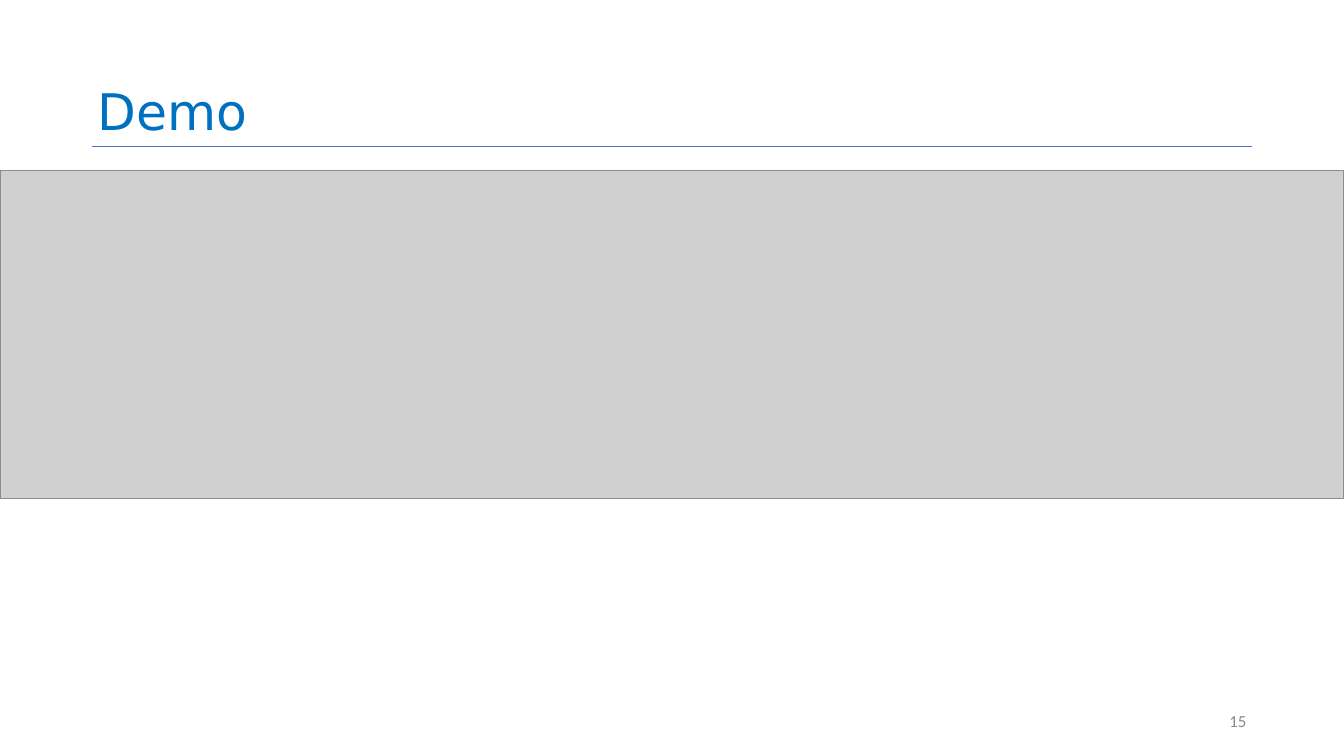
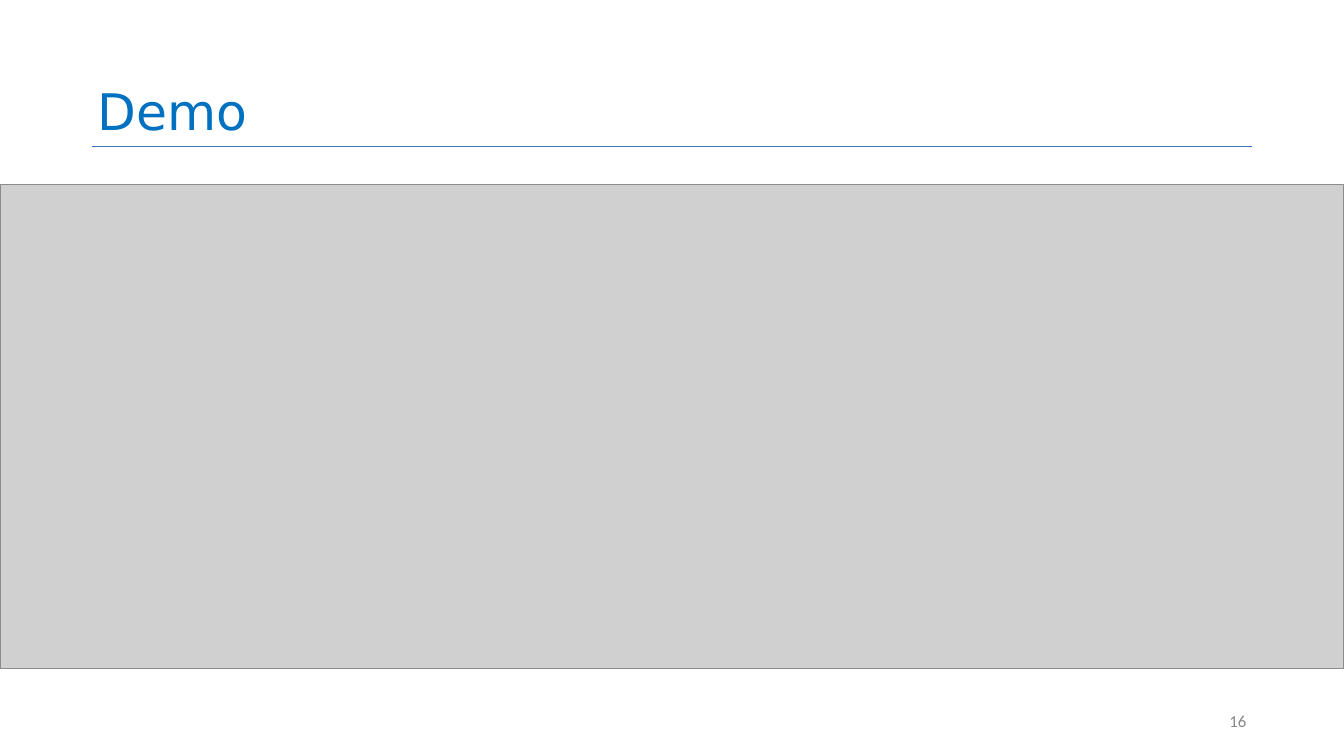
Before and after one commit to neu-se/CS4530-Spring-2025, a slide deck: slide 16 of Slides/Module 09 React Hooks.pptx (slide 15 before the commit). Drawn at 1344x756 pixels with LibreOffice and Linux fonts; fonts in the diff are those of the drawing; grey boxes stand for pictures. Boxes give left, top, right and bottom in pixels: in the first picture for what was removed or moved away, otherwise in the second. Text is boxed around its words. In the diff, an @@ line names an element or a change of style, - is before the commit and + after.

```diff
--- a/Slides/Module 09 React Hooks.pptx
+++ b/Slides/Module 09 React Hooks.pptx
@@ picture resized from (x1=0, y1=170, x2=1344, y2=498) to (x1=0, y1=185, x2=1344, y2=668) @@
@@ page number at (x1=1229, y1=715, x2=1246, y2=727): text changed @@
-15
+16
```
Also in this commit, not shown: 7 other slides changed, 5 slides added, 1 slide removed, 4 other files.
